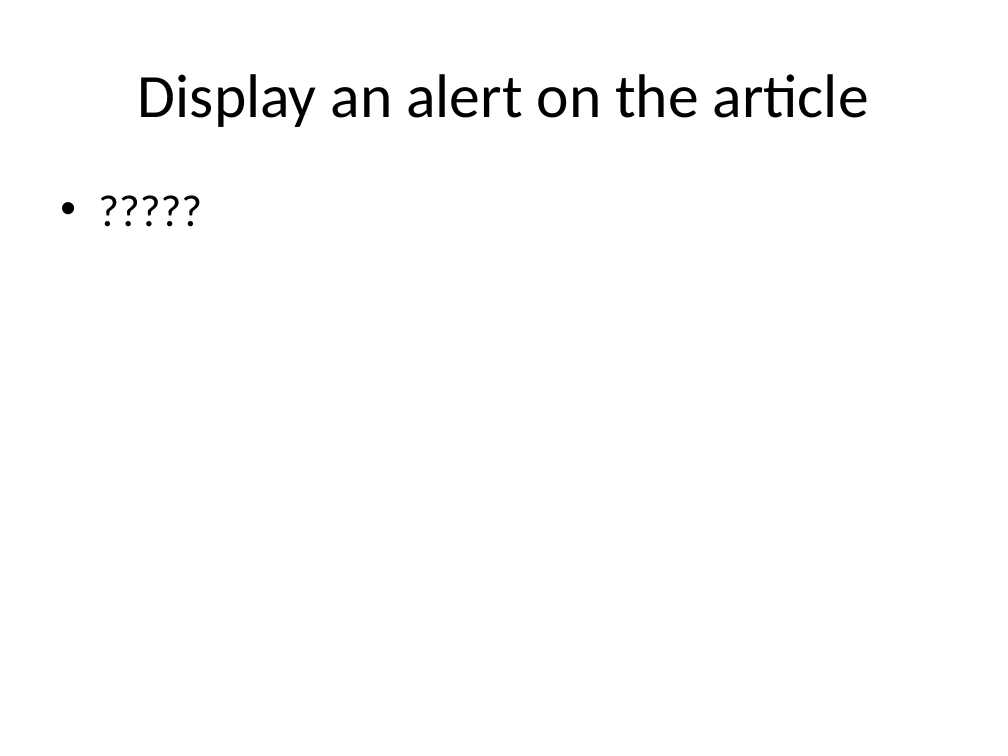
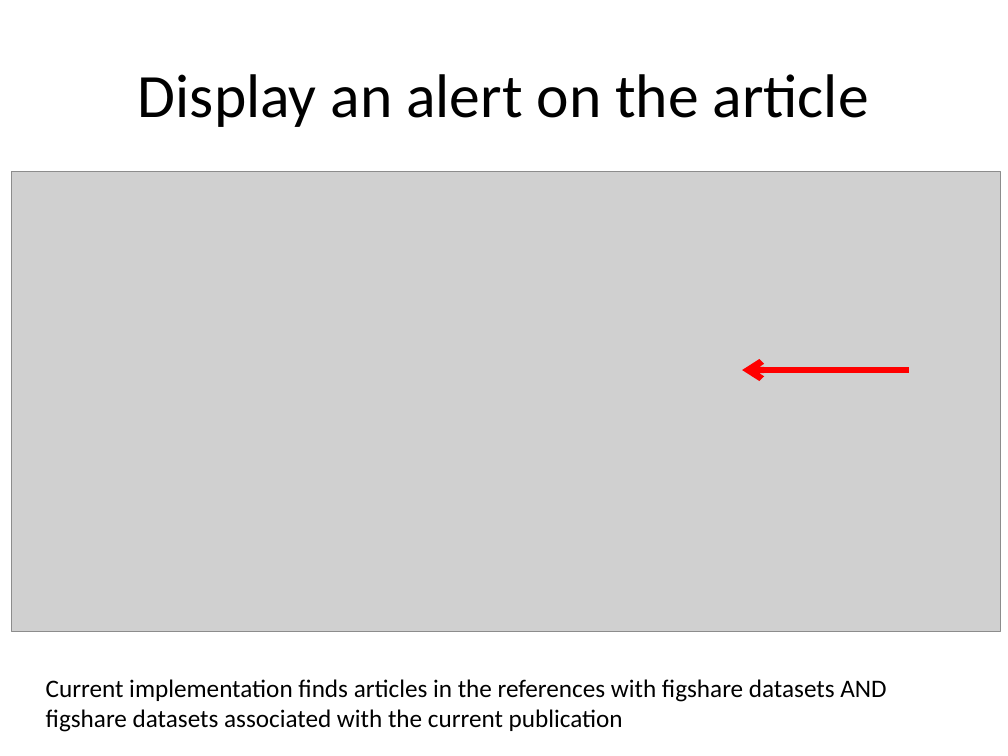
Before and after one commit to ScientificDataLabs/dataset-updates-plugin, a slide deck: slide 8 of presentations/Dataset-update-hack-presentation.pptx. Drawn at 1008x756 pixels with LibreOffice and Linux fonts; fonts in the diff are those of the drawing; grey boxes stand for pictures. Boxes give left, top, right and bottom in pixels: in the first picture for what was removed or moved away, otherwise in the second. Text is boxed around its words. In the diff, an @@ line names an element or a change of style, - is before the commit and + after.

Commit message:
latest presentation

```diff
--- a/presentations/Dataset-update-hack-presentation.pptx
+++ b/presentations/Dataset-update-hack-presentation.pptx
@@ picture added at (x1=12, y1=171, x2=1000, y2=632) @@
@@ text removed at (x1=50, y1=176, x2=958, y2=675) @@
-• ?????
@@ arrow added from (909, 370) to (742, 370), #FF0000 4.5 pt @@
@@ text added at (x1=46, y1=679, x2=886, y2=732), 18 pt, text #000000 @@
+Current implementation finds articles in the references with figshare datasets AND figshare datasets associated with the current publication
```
Also in this commit, not shown: 2 other slides changed.
